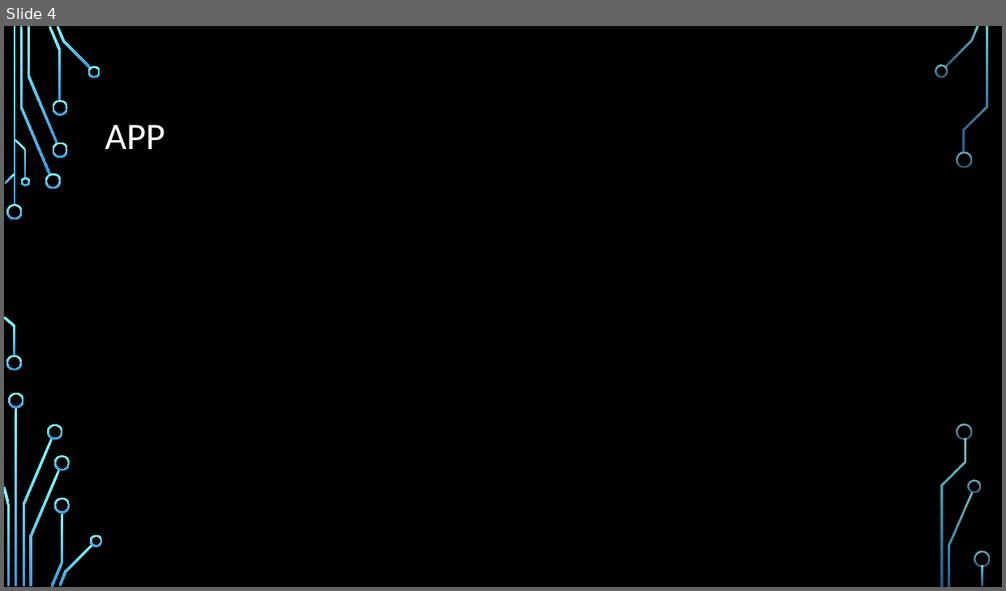
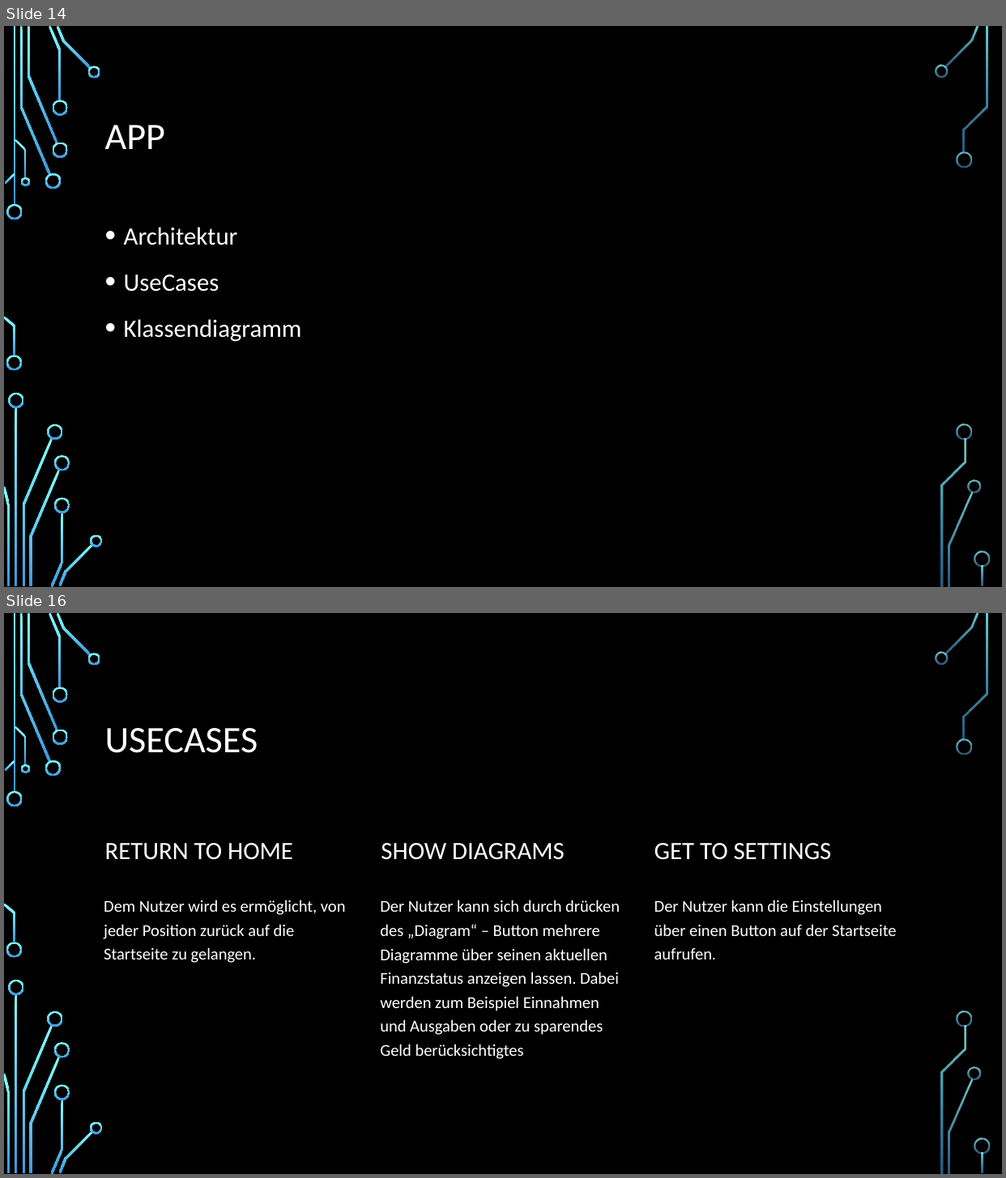
Before and after one commit to leumas244/easyFinance-SoftwareEngeneering, a slide deck: Midterm/easyFinance.pptx. Shown one above the other, each under a label of ours: slide 4 before the commit, slides 14 and 16 after it; the slides between them are not shown. The pictures are 1006x591 and 1006x1178 pixels, drawn with LibreOffice and Linux fonts; fonts in the diff are those of the drawing; background and template pictures are left out. Boxes give left, top, right and bottom in pixels: in the first picture for what was removed or moved away, otherwise in the second. Text is boxed around its words. In the diff, an @@ line names an element or a change of style, - is before the commit and + after.

```diff
--- a/Midterm/easyFinance.pptx
+++ b/Midterm/easyFinance.pptx
@@ slide 16 added at (4,613,1002,1174), background picture (left out); not listed: 36 template elements that a slide beside it also shows @@
@@ title added at (105,728,258,753), 36 pt, text #FFFFFF @@
+USECASES
@@ text added at (105,843,293,860), 24 pt, text #FFFFFF @@
+RETURN TO HOME
@@ text added at (381,843,565,860), 24 pt, text #FFFFFF @@
+SHOW DIAGRAMS
@@ text added at (654,843,832,860), 24 pt, text #FFFFFF @@
+GET TO SETTINGS
@@ text added at (104,900,346,963), 16 pt, text #FFFFFF @@
+Dem Nutzer wird es ermöglicht, von jeder Position zurück auf die Startseite zu gelangen.
@@ text added at (380,900,620,1059), 16 pt, text #FFFFFF @@
+Der Nutzer kann sich durch drücken des „Diagram“ – Button mehrere Diagramme über seinen aktuellen Finanzstatus anzeigen lassen. Dabei werden zum Beispiel Einnahmen und Ausgaben oder zu sparendes Geld berücksichtigtes
@@ text added at (654,900,896,960), 16 pt, text #FFFFFF @@
+Der Nutzer kann die Einstellungen über einen Button auf der Startseite aufrufen.
@@ what was slide 4 is now slide 14 @@
@@ slide 14 changed as well @@
@@ text added at (124,227,302,342), 24 pt, text #FFFFFF @@
+• Architektur
+• UseCases
+• Klassendiagramm
```
Also in this commit, not shown: 2 other slides changed, 12 other slides added, 3 slides removed.
